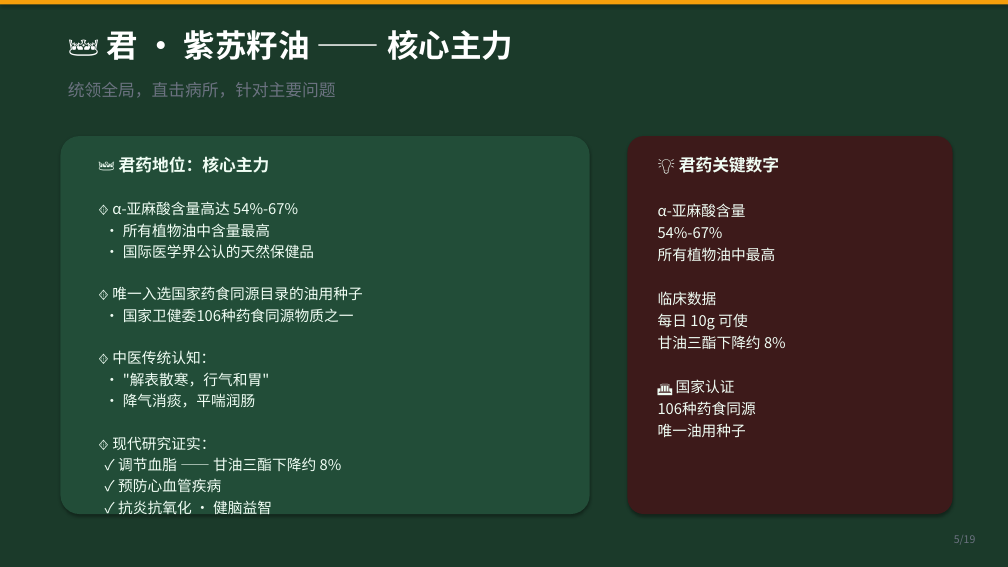
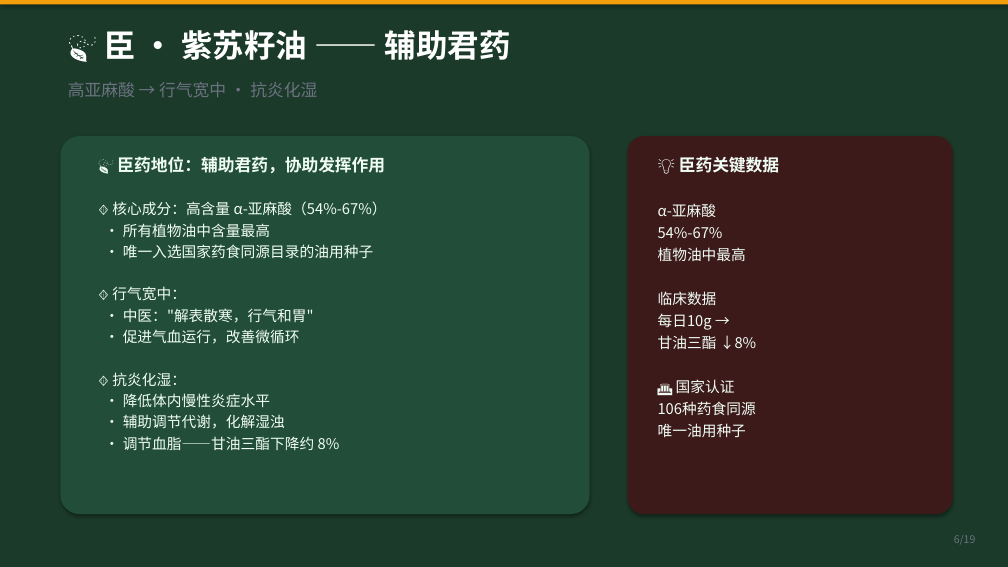
Before and after one commit to unclefrankie422/boyboy-manager, a slide deck: slide 6 of why-four-seed-oil.pptx (slide 5 before the commit). Drawn at 1008x567 pixels with LibreOffice and Linux fonts; fonts in the diff are those of the drawing. Boxes give left, top, right and bottom in pixels: in the first picture for what was removed or moved away, otherwise in the second. Text is boxed around its words. In the diff, an @@ line names an element or a change of style, - is before the commit and + after.

Commit message:
四籽油丸PPT v3：纠正君臣佐使排序（君山茶角鲨烯·臣紫苏高亚麻酸·佐葡萄原花青素·使亚麻Omega3）+ 新增清护调养四位一体 + 黄金配比恒温发酵工艺

```diff
--- a/why-four-seed-oil.pptx
+++ b/why-four-seed-oil.pptx
@@ text at (104,30,511,60): text changed @@
-👑 君 · 紫苏籽油 —— 核心主力
+🍃 臣 · 紫苏籽油 —— 辅助君药
@@ text at (68,82,317,97): text changed @@
-统领全局，直击病所，针对主要问题
+高亚麻酸 → 行气宽中 · 抗炎化湿
@@ text at (112,156,387,216): text changed @@
-👑 君药地位：核心主力
-🔸 α-亚麻酸含量高达 54%-67%
+🍃 臣药地位：辅助君药，协助发挥作用
+🔸 核心成分：高含量 α-亚麻酸（54%-67%）
@@ text at (658,157,779,437): text changed @@
-所有植物油中最高
+植物油中最高
@@ text at (658,157,779,217): text changed @@
-💡 君药关键数字
-α-亚麻酸含量
+💡 臣药关键数据
+α-亚麻酸
@@ text at (112,244,373,450): text changed @@
-• 国际医学界公认的天然保健品
-🔸 唯一入选国家药食同源目录的油用种子
-• 国家卫健委106种药食同源物质之一
-🔸 中医传统认知：
-• "解表散寒，行气和胃"
-• 降气消痰，平喘润肠
-🔸 现代研究证实：
-✓ 调节血脂 —— 甘油三酯下降约 8%
-✓ 预防心血管疾病
-✓ 抗炎抗氧化 · 健脑益智
+• 唯一入选国家药食同源目录的油用种子
+🔸 行气宽中：
+• 中医："解表散寒，行气和胃"
+• 促进气血运行，改善微循环
+🔸 抗炎化湿：
+• 降低体内慢性炎症水平
+• 辅助调节代谢，化解湿浊
+• 调节血脂——甘油三酯下降约 8%
@@ text at (658,313,756,349): text changed @@
-每日 10g 可使
-甘油三酯下降约 8%
+每日10g →
+甘油三酯 ↓8%
```
Also in this commit, not shown: 16 other slides changed, 2 slides added, 2 slides removed, 1 other file.
